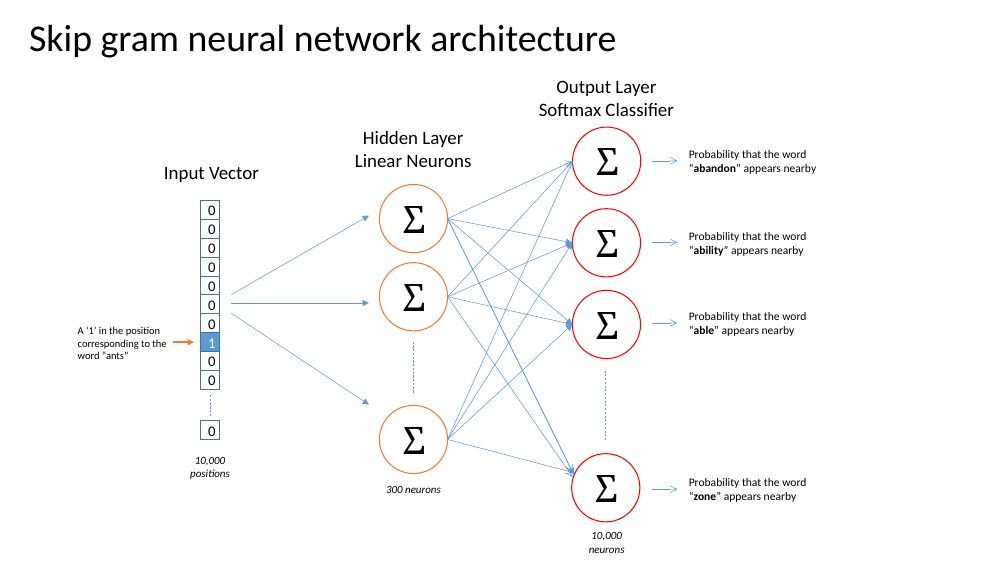
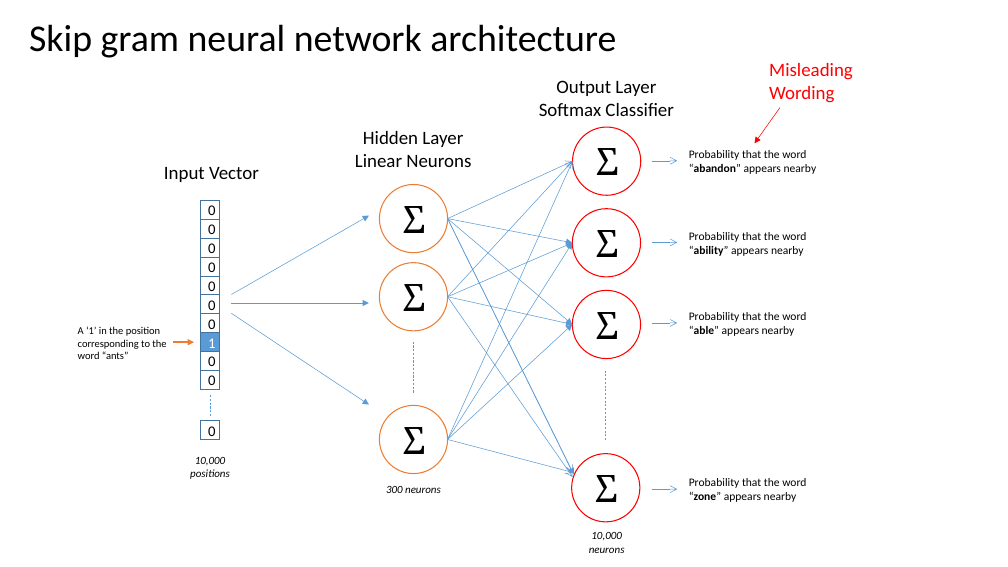
Before and after one commit to chrisjmccormick/chrisjmccormick.github.io, a slide deck: slide 2 of assets/word2vec/Word2Vec_Illustrations.pptx (slide 1 before the commit). Drawn at 1008x567 pixels with LibreOffice and Linux fonts; fonts in the diff are those of the drawing. Boxes give left, top, right and bottom in pixels: in the first picture for what was removed or moved away, otherwise in the second. Text is boxed around its words. In the diff, an @@ line names an element or a change of style, - is before the commit and + after.

Commit message:
Fixed my wording about the meaning of the output probabilities.

```diff
--- a/assets/word2vec/Word2Vec_Illustrations.pptx
+++ b/assets/word2vec/Word2Vec_Illustrations.pptx
@@ text added at (769, 63, 853, 103), 18 pt, text #FF0000 @@
+Misleading Wording
@@ arrow added from (780, 107) to (755, 144), #FF0000 0.5 pt @@
```
Also in this commit, not shown: 2 other slides changed, 2 slides added, 6 other files.
